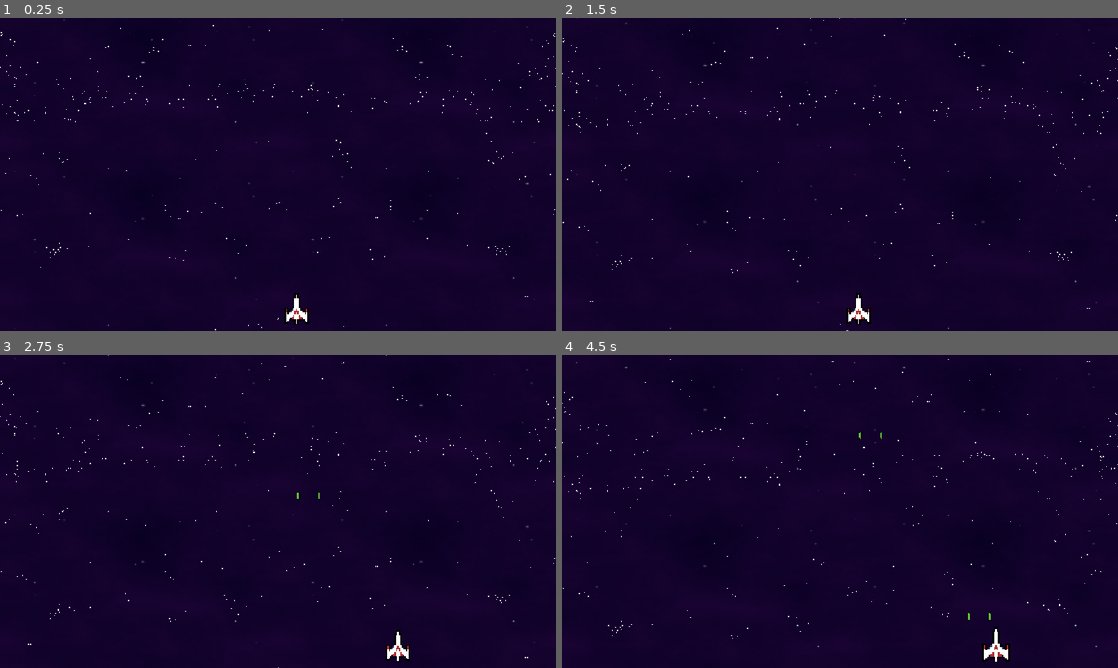
Above: before the commit, frames 1-4 (two rows, left to right).
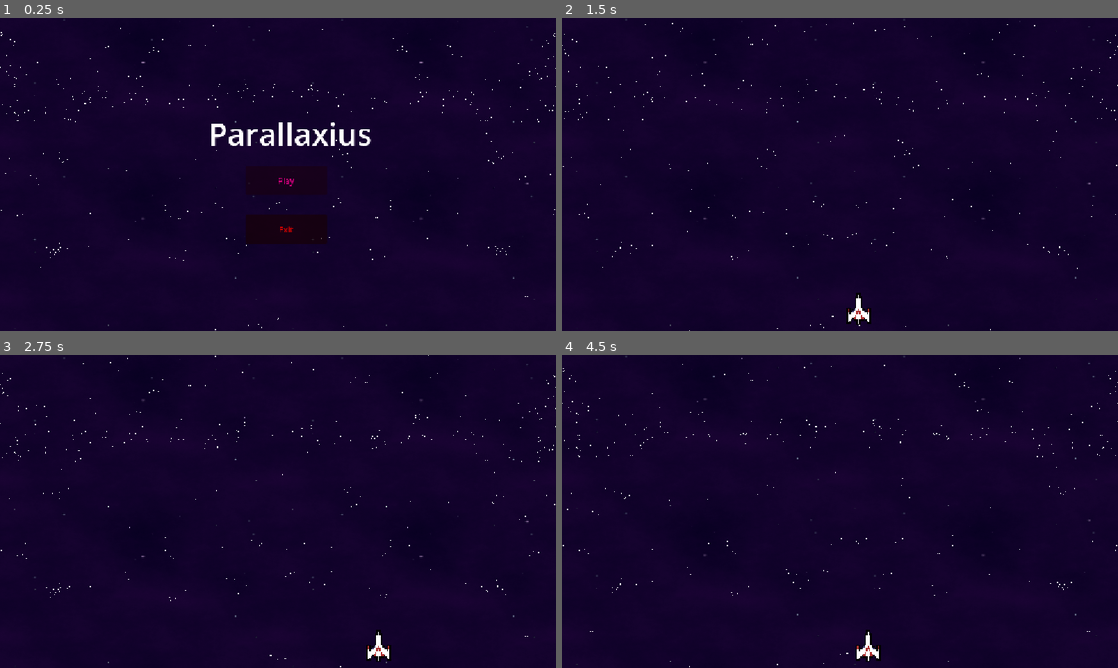
Above: after the commit, the same moments.

Repository: Gustav0Prado/SpaceShooter
Game: Godot game, scene res://main_menu.tscn
The game is run twice, just before and just after one commit, with the same random seed, the same clock (stepped at 60 frames per second) and the same inputs. Before the commit the project starts from res://main.tscn.
Inputs (mouse positions are in pixels of both pictures, inside the frame that each line leads up to):
- Up to frame 1 (0.25 s): no input
- Up to frame 2 (1.5 s): click (845, 180) at 0.5 s, where only the run after the commit has a clickable "Play"; click (845, 180) at 1.25 s, where only the run after the commit has a clickable "Play"
- Up to frame 3 (2.75 s): hold Right (ui_right) from 2.03 s (still down); tap Space (action) at 2.1 s
- Up to frame 4 (4.5 s): release Right (ui_right) at 2.78 s; hold Left (ui_left) 2.78-3.53 s; tap Space (action) at 2.85, 3.6, 4.35 s; hold Right (ui_right) from 3.53 s (still down)

The runs differ from the first frame. In frame 1, 2.5% of the frame differs, in the area x 38-67%, y 33-98%; in frame 2, 0.5%; in frame 3, 0.9%; in frame 4, 1.1%.

Commit message:
[add] Main menu

Diff:
--- a/main.gd
+++ b/main.gd
@@ -1,5 +1,9 @@
-class_name Main
+class_name MainGame
 extends Node2D
 
 func _on_upper_limit_body_entered(body: Node2D) -> void:
 	print(body.name)
+
+func _process(_delta: float) -> void:
+	if Input.is_action_just_pressed("ui_quit"):
+		queue_free()
--- a/main.tscn
+++ b/main_game.tscn
@@ -10,12 +10,12 @@
 [sub_resource type="RectangleShape2D" id="RectangleShape2D_1bvp3"]
 size = Vector2(1152, 20)
 
-[node name="Main" type="Node2D"]
-script = ExtResource("1_1bvp3")
+[node name="Game" type="Node2D"]
+script = ExtResource("1_ykeeq")
 
-[node name="ParallaxBG" parent="." instance=ExtResource("1_ig7tw")]
+[node name="ParallaxBG" parent="." instance=ExtResource("2_6bm6p")]
 
-[node name="Player" parent="." instance=ExtResource("2_0xm2m")]
+[node name="Player" parent="." instance=ExtResource("3_dugkq")]
 position = Vector2(616, 618)
 
 [node name="UpperLimit" type="StaticBody2D" parent="." groups=["Limits"]]
--- /dev/null
+++ b/main_menu.gd
@@ -0,0 +1,11 @@
+class_name MainMenu
+extends Node2D
+
+const GAME: PackedScene = preload("res://main_game.tscn")
+
+func _on_exit_pressed() -> void:
+	self.get_tree().quit()
+
+func _on_play_pressed() -> void:
+	var game: MainGame = GAME.instantiate()
+	self.add_child(game)
--- /dev/null
+++ b/main_menu.tscn
@@ -0,0 +1,36 @@
+[gd_scene load_steps=3 format=3 uid="uid://c8ojuni10lquo"]
+
+[ext_resource type="PackedScene" uid="uid://cn4e48br4jip8" path="res://effects/parallax_background.tscn" id="1_06t4h"]
+[ext_resource type="Script" uid="uid://d3g2l6tbsri8n" path="res://main_menu.gd" id="1_7vrkn"]
+
+[node name="MainMenu" type="Node2D"]
+script = ExtResource("1_7vrkn")
+
+[node name="ParallaxBackground" parent="." instance=ExtResource("1_06t4h")]
+
+[node name="Title" type="Label" parent="."]
+offset_left = 432.0
+offset_top = 195.0
+offset_right = 771.0
+offset_bottom = 283.0
+theme_override_font_sizes/font_size = 64
+text = "Parallaxius"
+
+[node name="Play" type="Button" parent="."]
+self_modulate = Color(0.98039216, 0, 0.5764706, 1)
+offset_left = 509.0
+offset_top = 306.0
+offset_right = 677.0
+offset_bottom = 367.0
+text = "Play"
+
+[node name="Exit" type="Button" parent="."]
+self_modulate = Color(0.9340354, 0.00905686, 9.62615e-07, 1)
+offset_left = 509.0
+offset_top = 407.0
+offset_right = 677.0
+offset_bottom = 468.0
+text = "Exit"
+
+[connection signal="pressed" from="Play" to="." method="_on_play_pressed"]
+[connection signal="pressed" from="Exit" to="." method="_on_exit_pressed"]
--- a/project.godot
+++ b/project.godot
@@ -11,7 +11,7 @@
 [application]
 
 config/name="space_shooter"
-run/main_scene="uid://xc8qs014lvju"
+run/main_scene="uid://c8ojuni10lquo"
 config/features=PackedStringArray("4.5", "GL Compatibility")
 config/icon="res://icon.svg"
 
@@ -37,6 +37,11 @@
 "events": [Object(InputEventKey,"resource_local_to_scene":false,"resource_name":"","device":-1,"window_id":0,"alt_press …(191 unchanged characters)…
 ]
 }
+ui_quit={
+"deadzone": 0.2,
+"events": [Object(InputEventKey,"resource_local_to_scene":false,"resource_name":"","device":-1,"window_id":0,"alt_pressed":false,"shift_pressed":false,"ctrl_pressed":false,"meta_pressed":false,"pressed":false,"keycode":0,"physical_keycode":4194305,"key_label":0,"unicode":0,"location":0,"echo":false,"script":null)
+]
+}
 
 [rendering]
 
--- a/projectiles/laser.tscn
+++ b/projectiles/laser.tscn
@@ -8,6 +8,7 @@
 height = 16.0
 
 [node name="Laser" type="Node2D"]
+scale = Vector2(1, 2)
 script = ExtResource("1_btyrk")
 
 [node name="Sprite2D" type="Sprite2D" parent="."]
Binary file changed: assets/ship/laser.ase
Not shown: 1 places in main_game.tscn that only renumber resources
Not shown, added: main_menu.gd.uid
